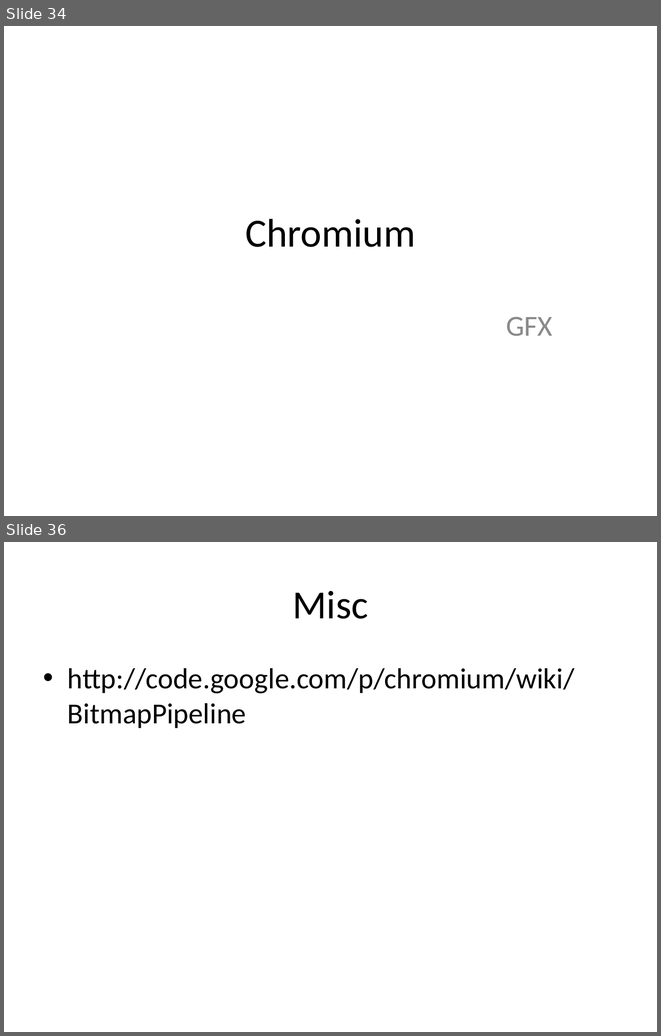
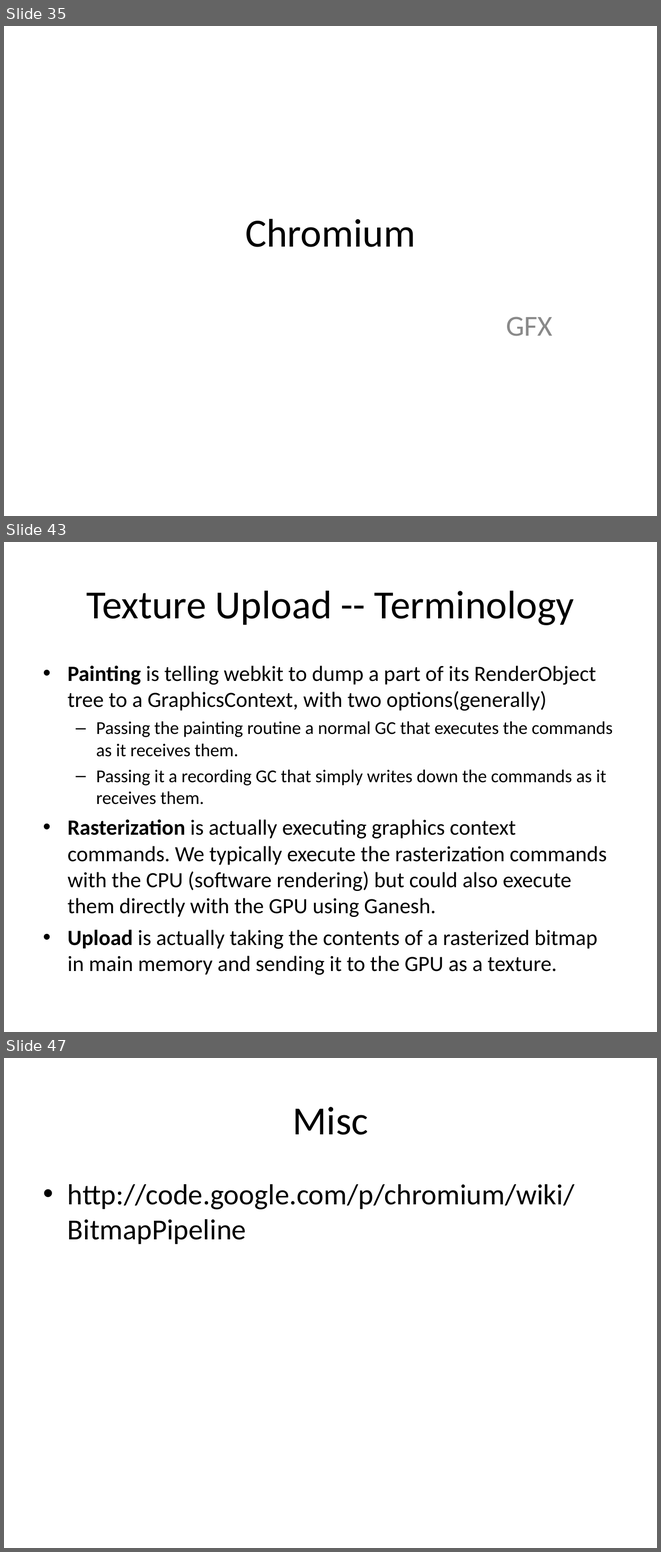
Before and after one commit to tezheng/chromium, a slide deck: docs/chromium.ppt. Shown one above the other, each under a label of ours: slides 34 and 36 before the commit, slides 35, 43 and 47 after it; the slides between them are not shown. The pictures are 661x1036 and 661x1552 pixels, drawn with LibreOffice and Linux fonts; fonts in the diff are those of the drawing. Boxes give left, top, right and bottom in pixels: in the first picture for what was removed or moved away, otherwise in the second. Text is boxed around its words. In the diff, an @@ line names an element or a change of style, - is before the commit and + after.

Commit message:
update chromium.ppt, render part.

```diff
--- a/docs/chromium.ppt
+++ b/docs/chromium.ppt
@@ slide 43 added at (4, 542, 657, 1032), background #FFFFFF @@
@@ title added at (86, 590, 574, 625), 44 pt, text #000000 @@
+Texture Upload -- Terminology
@@ text added at (68, 665, 613, 974), 24 pt, text #000000 @@
+• Painting is telling webkit to dump a part of its RenderObject tree to a GraphicsContext, with two options(generally)
+  – Passing the painting routine a normal GC that executes the commands as it receives them.
+  – Passing it a recording GC that simply writes down the commands as it receives them.
+• Rasterization is actually executing graphics context commands. We typically execute the rasterization commands with the CPU (software rendering) but could also execute them directly with the GPU using Ganesh.
+• Upload is actually taking the contents of a rasterized bitmap in main memory and sending it to the GPU as a texture.
@@ what was slide 34 is now slide 35 @@
@@ what was slide 36 is now slide 47 @@
```
Also in this commit, not shown: 4 slides changed, 10 other slides added.
